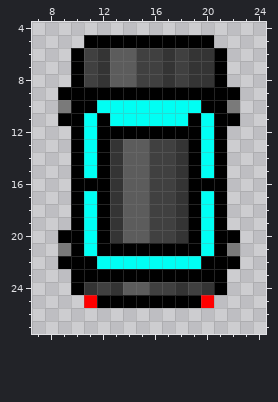
Pixel-art sprite: app/src/main/assets/martoz.png. That is the earlier state.
Colours within 5 levels of each other are drawn and written as one. Shown: x 7..24, y 4..27.
The result:
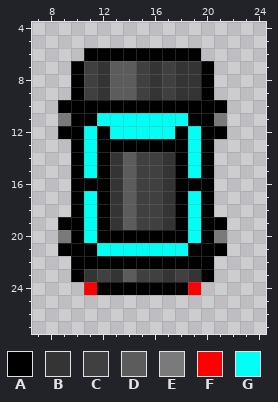
Palette (. is transparent): A #000000  B #343434  C #404040  D #5c5c5c  E #7a7a7a  F #ff0000  G #00fff4
From old to new:
file 32x32 -> 64x64 pixels (blocks of 1x1 -> 2x2; one block is one cell here)
Changed rows in their new state; - is an unchanged pixel.
first column x 9:
 5 --..........--
 6 -.AAAAAAAAA..-
 7 -------BCB-A.-
 8 -------BCB-A.-
 9 .-CBDDCBCBB-..
10 A--AAAAAAAA--.
11 E-AG-------AE.
12 A---GGGGG-GA--
13 ----AAAAAAGA.-
14 ------C-BAGA.-
15 ------C-BAGA.-
16 ------C-BA--.-
17 ------C-BAGA.-
18 ------C-BAGA.-
19 A-----C-BAGA--
20 E---AAAAAAGAE.
21 A-AGGGGGGG-A-.
22 .--AAAAAAAA-..
23 --BCBDCCBCB-.-
24 -.FAAAAAAAF..-
25 --..........--
Changed places in both pictures, as pixel boxes (x1, y1, x2, y2):
changed: (58, 35, 240, 308)
